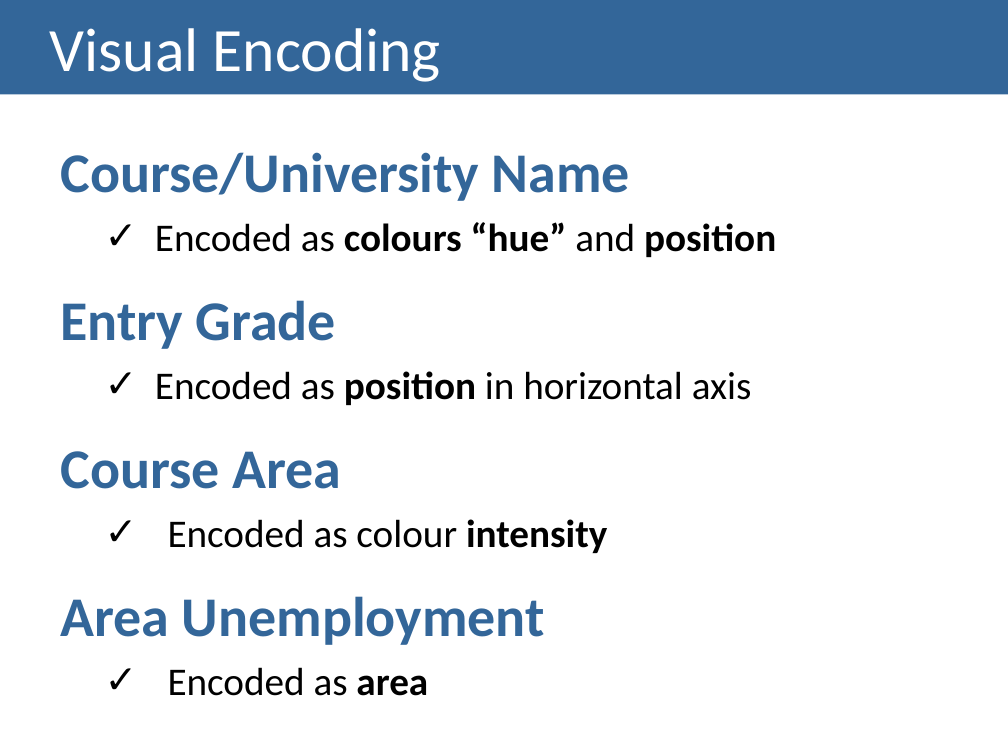
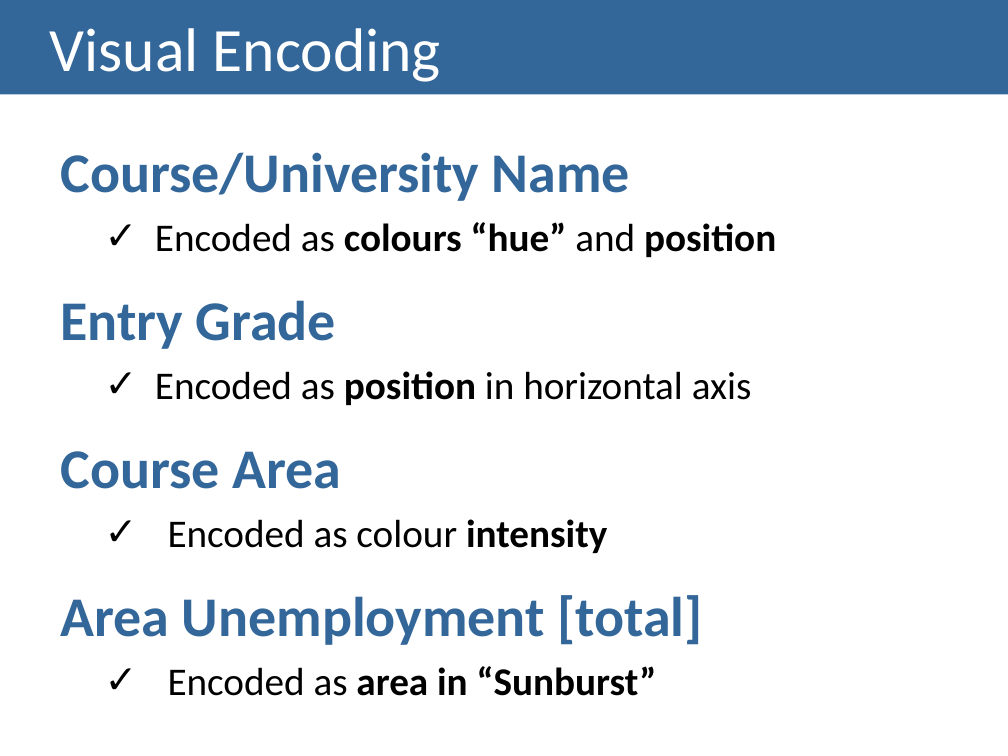
Before and after one commit to Strabox/Higher-Education-Unemployment-Portugal, a slide deck: slide 4 of III-Checkpoint/III-Checkpoint Presentation.pptx. Drawn at 1008x756 pixels with LibreOffice and Linux fonts; fonts in the diff are those of the drawing. Boxes give left, top, right and bottom in pixels: in the first picture for what was removed or moved away, otherwise in the second. Text is boxed around its words. In the diff, an @@ line names an element or a change of style, - is before the commit and + after.

```diff
--- a/III-Checkpoint/III-Checkpoint Presentation.pptx
+++ b/III-Checkpoint/III-Checkpoint Presentation.pptx
@@ text at box(60, 595, 702, 696): text changed; size 40 to 28 pt; text colour #336699 to #000000 @@
-Area Unemployment
-  ✓ Encoded as area
+Area Unemployment [total]
+  ✓ Encoded as area in “Sunburst”
```
Also in this commit, not shown: 1 other slide changed, 1 other file.
